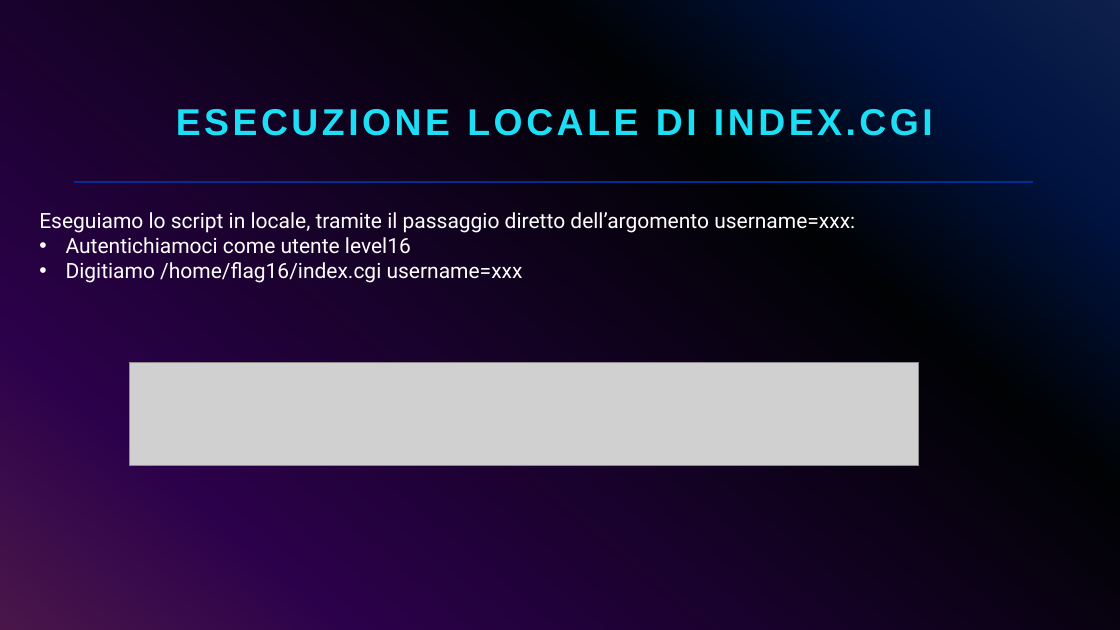
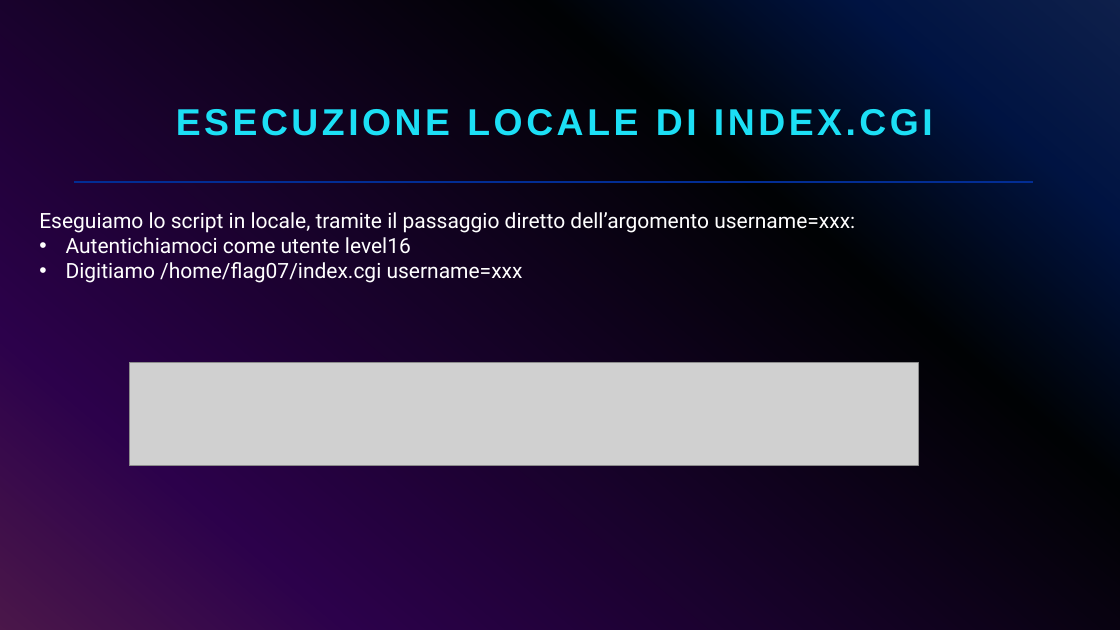
Before and after one commit to giorgiosiniscalchi/Nebula16-ITA, a slide deck: slide 11 of Presentazione Nebula16.pptx. Drawn at 1120x630 pixels with LibreOffice and Linux fonts; fonts in the diff are those of the drawing; grey boxes stand for pictures. Boxes give left, top, right and bottom in pixels: in the first picture for what was removed or moved away, otherwise in the second. Text is boxed around its words. In the diff, an @@ line names an element or a change of style, - is before the commit and + after.

```diff
--- a/Presentazione Nebula16.pptx
+++ b/Presentazione Nebula16.pptx
@@ text at <box>66,262,523,283</box>: text changed @@
-• Digitiamo /home/flag16/index.cgi username=xxx
+• Digitiamo /home/flag07/index.cgi username=xxx
```
Also in this commit, not shown: 6 other slides changed, 14 slides added, 1 slide removed.
